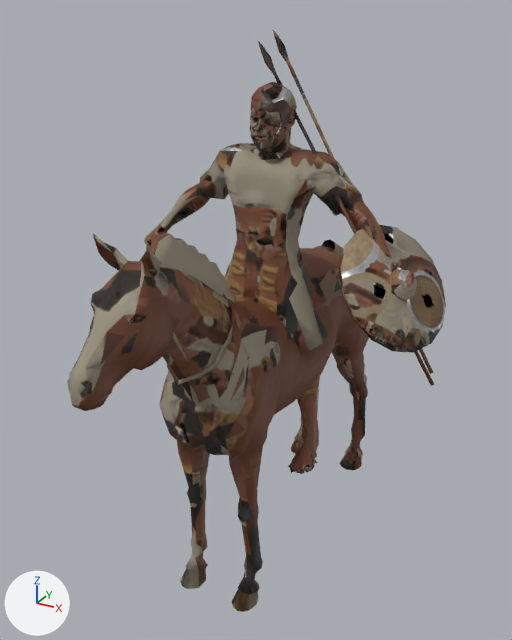
Before and after pictures for a commit that changed the glTF model public/battles/models/numidian-cavalry.glb.
Rendered twice from a camera (50 mm lens) standing at (1.33, -2.69, 2.4) and looking at (-0.01, -0.27, 1.19). Every picture has the same lights, and +X, +Y and +Z are marked at lower left. The picture after the commit comes second. Objects named as collision shapes, trigger or cutter boxes, shadow casters or lower levels of detail are left out. Vertices at exactly the same position are counted once.

Names of what the first picture shows: 'LOD0'.
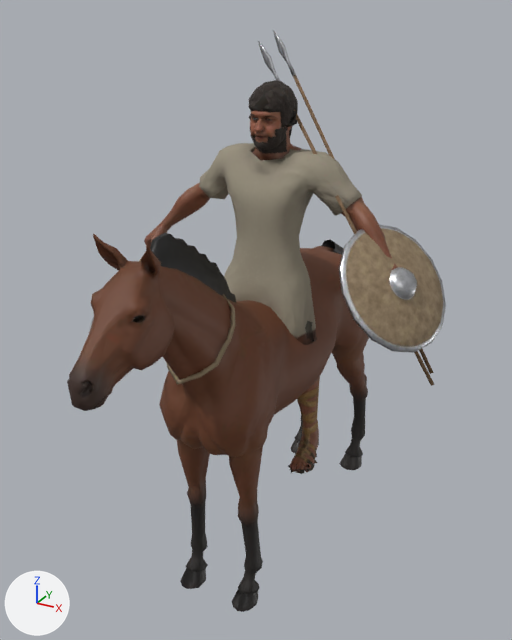
Boxes [x1, y1, x2, y2] around the edits, measured in the pictures (512 x 640 px; the box of a moved part takes in the faces that stretch with it):
part 1 of me_lod0, moved or reshaped
    before: [225, 82, 324, 354]
    after: [224, 80, 317, 345]
part 2 of me_lod0, surface changed
    both: [67, 30, 446, 612]

The change, as a list of edits to the scene's bpy script:
```text
Change me_lod0:
    used by ob_lod0; location = (0.0, 0.0, 0.0)
    remove me_lod0.from_pydata(...)  # 3835 vertices, 7224 faces; spans x -0.8..0.77, y -1.37..0.79, z 0.0..2.33
    add me_lod0.from_pydata(...)  # 3826 vertices, 7224 faces; spans x -0.8..0.77, y -1.37..0.79, z 0.0..2.33
    me_lod0 part 1: 35 vertices moved from x -0.11..0.27, y -0.3..-0.04, z 1.1..2.14 to x -0.09..0.18, y -0.3..-0.04, z 1.1..2.14; 247 vertices removed from x -0.26..0.26, y -0.33..-0.01, z 1.04..2.14; 238 vertices added at x -0.23..0.23, y -0.3..-0.02, z 1.05..2.15
    me_lod0 part 2: 6264 kept faces spanning x -0.8..0.77, y -1.37..0.79, z 0.0..2.33 get new texture (UV) coordinates
```
